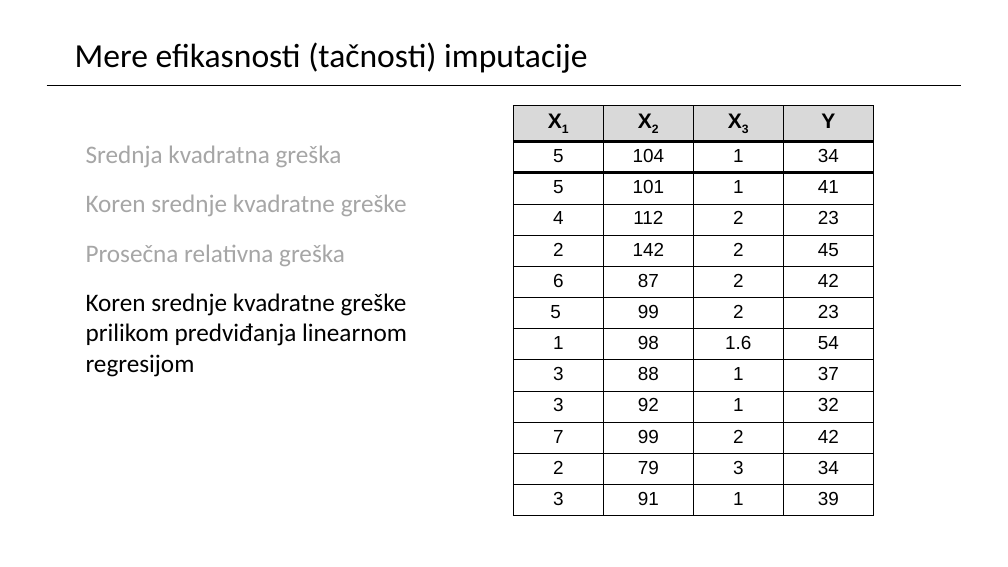
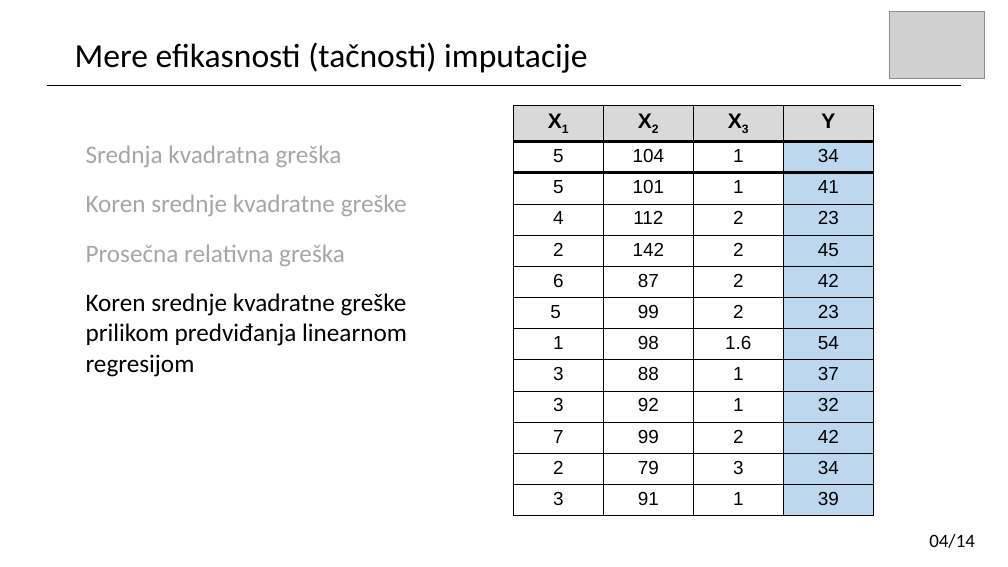
Before and after one commit to stuparm/data-imputation, a slide deck: slide 13 of prezentacija.pptx (slide 12 before the commit). Drawn at 1008x567 pixels with LibreOffice and Linux fonts; fonts in the diff are those of the drawing; grey boxes stand for pictures. Boxes give left, top, right and bottom in pixels: in the first picture for what was removed or moved away, otherwise in the second. Text is boxed around its words. In the diff, an @@ line names an element or a change of style, - is before the commit and + after.

```diff
--- a/prezentacija.pptx
+++ b/prezentacija.pptx
@@ picture added at (890, 11, 985, 78) @@
@@ table at (513, 106, 873, 513) @@
@@ fill none to #BDD7EE in 12 cells @@
@@ text added at (929, 534, 975, 548), 18 pt, text #000000 @@
+04/14
```
Also in this commit, not shown: 15 other slides changed, 15 slides added, 2 slides removed, 10 other files.
